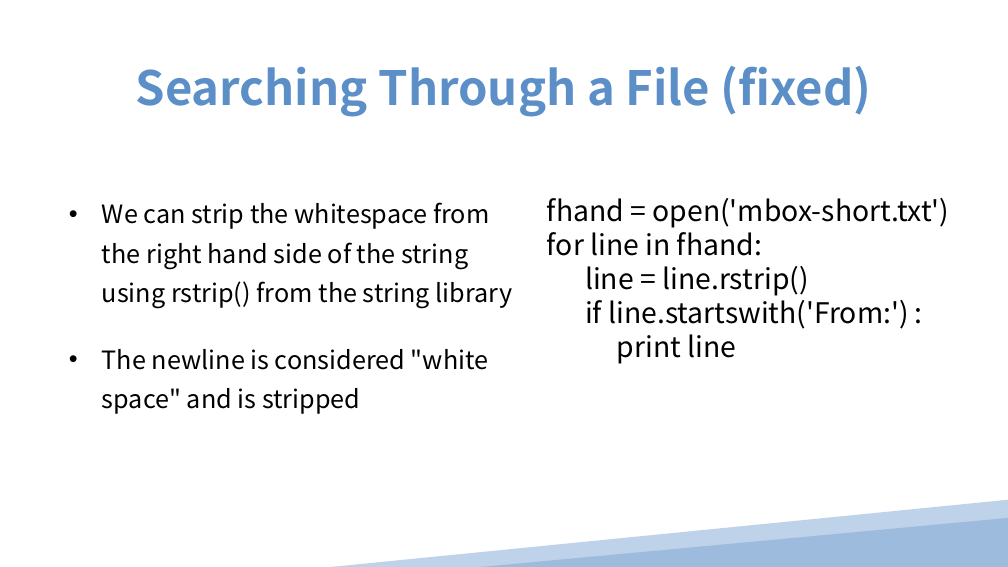
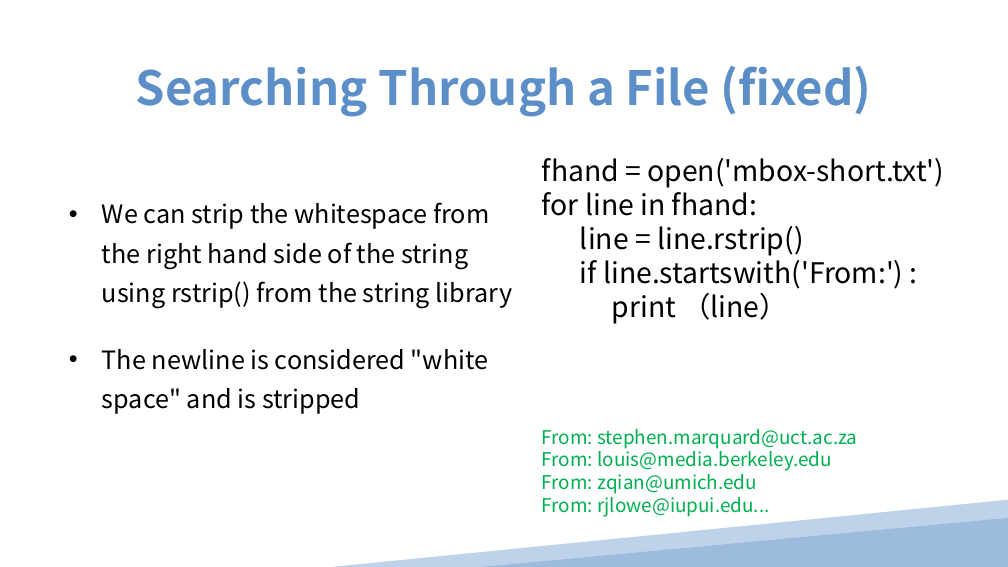
Before and after one commit to pinglee0/py, a slide deck: slide 11 of Chapter 10.ppt. Drawn at 1008x567 pixels with LibreOffice and Linux fonts; fonts in the diff are those of the drawing. Boxes give left, top, right and bottom in pixels: in the first picture for what was removed or moved away, otherwise in the second. Text is boxed around its words. In the diff, an @@ line names an element or a change of style, - is before the commit and + after.

```diff
--- a/Chapter 10.ppt
+++ b/Chapter 10.ppt
@@ text "fhand = open('mbox-short.txt')": place and size @@
-text "fhand = open('mbox-short.txt')" at <box>547,198,950,364</box>
+text "fhand = open('mbox-short.txt')" at <box>542,158,945,517</box>
@@ text at <box>542,293,857,517</box>: text changed; size 36 to 24 pt; text colour #000000 to #00B050 @@
-print line
+print （line）
+From: stephen.marquard@uct.ac.za
+From: louis@media.berkeley.edu
+From: zqian@umich.edu
+From: rjlowe@iupui.edu...
```
Also in this commit, not shown: 11 other slides changed, 21 other files.
